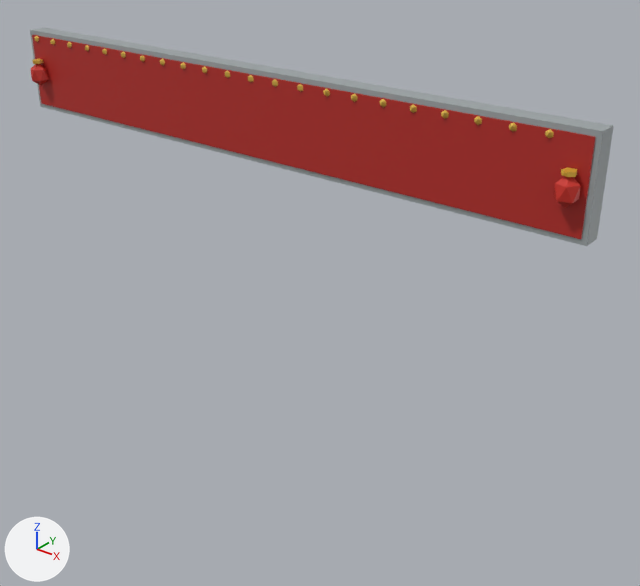
The glTF model assets/models/nha_rap/bang/bang_hu_tieu_mi_nam_cuong_60.glb as it was, and as the next commit left it.
The view is the same before and after, from a 50 mm camera at (7.77, -5.29, 4.73) aimed at (3.58, -0.05, 1.48). The lights are fixed; the arrows at lower left show +X, +Y and +Z. The older version comes first. Vertices at exactly the same position are counted once.

Names of what the first picture shows: 'bang_hu_tieu_mi_nam_cuong_60'.
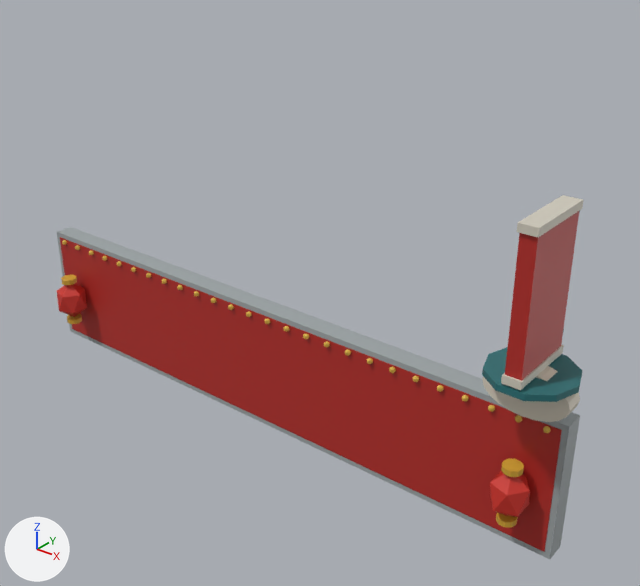
What differs and where, as boxes [x1, y1, x2, y2] in the pictures (640 x 586 px; the box of a moved part takes in the faces that stretch with it):
```json
{"object": "bang_hu_tieu_mi_nam_cuong_60", "change": "reshaped", "before": [30, 28, 614, 246], "after": [57, 195, 584, 559], "on screen": "10% narrower, 67% taller"}
{"part": 1, "of": "me_hop_002", "change": "added", "after": [57, 227, 580, 559]}
{"part": 2, "of": "me_hop_002", "change": "added", "after": [60, 237, 562, 551], "on screen": "red"}
{"part": 3, "of": "me_hop_002", "change": "moved or reshaped", "before": [34, 36, 39, 42], "after": [62, 240, 67, 245]}
{"part": 4, "of": "me_hop_002", "change": "moved or reshaped", "before": [67, 42, 72, 48], "after": [89, 250, 94, 256]}
{"part": 5, "of": "me_hop_002", "change": "moved or reshaped", "before": [102, 48, 107, 55], "after": [102, 256, 108, 261]}
{"part": 6, "of": "me_hop_002", "change": "moved or reshaped", "before": [121, 51, 126, 58], "after": [116, 261, 122, 267]}
{"part": 7, "of": "me_hop_002", "change": "moved or reshaped", "before": [140, 55, 145, 62], "after": [131, 267, 137, 272]}
{"part": 8, "of": "me_hop_002", "change": "moved or reshaped", "before": [160, 59, 165, 66], "after": [146, 273, 152, 278]}
{"part": 9, "of": "me_hop_002", "change": "moved or reshaped", "before": [180, 62, 186, 69], "after": [161, 279, 167, 284]}
{"part": 10, "of": "me_hop_002", "change": "moved or reshaped", "before": [202, 67, 207, 74], "after": [177, 285, 183, 290]}
{"part": 11, "of": "me_hop_002", "change": "added", "after": [488, 405, 495, 412]}
{"part": 12, "of": "me_hop_002", "change": "added", "after": [515, 415, 522, 422]}
{"part": 13, "of": "me_hop_002", "change": "added", "after": [543, 426, 551, 433]}
{"part": 14, "of": "me_hop_002", "change": "added", "after": [57, 284, 87, 317], "on screen": "red"}
{"part": 15, "of": "me_hop_002", "change": "added", "after": [61, 275, 77, 285]}
{"part": 16, "of": "me_hop_002", "change": "deleted", "before": [31, 45, 580, 208]}
{"part": 17, "of": "me_hop_002", "change": "cut back", "before": [30, 28, 614, 246], "after": [482, 195, 584, 528]}
{"part": 18, "of": "me_hop_002", "change": "added", "after": [67, 314, 82, 324]}
```

The change, as JSON lines over the scene's bpy script:
```json
{"block": "me_hop_002", "where": "# used by ob_bang_hu_tieu_mi_nam_cuong_60; location = (0.0, 0.0, 0.0)"}
{"op": "remove", "block": "me_hop_002", "code": "me_hop_002.from_pydata(...)  # 306 vertices, 500 faces; spans x 0.15..5.85, y -0.34..-0.04, z 2.55..3.29"}
{"op": "add", "block": "me_hop_002", "code": "me_hop_002.from_pydata(...)  # 532 vertices, 900 faces; spans x 0.1..6.01, y -0.72..0.0, z 0.0..2.81"}
{"block": "me_hop_002", "change": "me_hop_002 part 1: a new loose piece, a box spanning x 0.1..5.9, y -0.18..0.0, z 0.0..1.2, in mat_pho_mausac"}
{"block": "me_hop_002", "change": "me_hop_002 part 2: a new loose piece, a box spanning x 0.15..5.85, y -0.19..0.0, z 0.05..1.15, in mat_pho_mausac"}
{"block": "me_hop_002", "change": "me_hop_002 part 3: the loose piece of 12 vertices spanning x 0.24..0.3, y -0.24..-0.18, z 3.19..3.25 is moved by (-0.02, 0.01, -2.1)"}
{"block": "me_hop_002", "change": "me_hop_002 part 4: the loose piece of 12 vertices spanning x 0.74..0.8, y -0.24..-0.18, z 3.19..3.25 is moved by (-0.08, 0.01, -2.1)"}
{"block": "me_hop_002", "change": "me_hop_002 part 5: the loose piece of 12 vertices spanning x 1.24..1.3, y -0.24..-0.18, z 3.19..3.25 is moved by (-0.36, 0.01, -2.1)"}
{"block": "me_hop_002", "change": "me_hop_002 part 6: the loose piece of 12 vertices spanning x 1.49..1.55, y -0.24..-0.18, z 3.19..3.25 is moved by (-0.39, 0.01, -2.1)"}
{"block": "me_hop_002", "change": "me_hop_002 part 7: the loose piece of 12 vertices spanning x 1.74..1.8, y -0.24..-0.18, z 3.19..3.25 is moved by (-0.42, 0.01, -2.1)"}
{"block": "me_hop_002", "change": "me_hop_002 part 8: the loose piece of 12 vertices spanning x 1.99..2.05, y -0.24..-0.18, z 3.19..3.25 is moved by (-0.45, 0.01, -2.1)"}
{"block": "me_hop_002", "change": "me_hop_002 part 9: the loose piece of 12 vertices spanning x 2.24..2.3, y -0.24..-0.18, z 3.19..3.25 is moved by (-0.48, 0.01, -2.1)"}
{"block": "me_hop_002", "change": "me_hop_002 part 10: the loose piece of 12 vertices spanning x 2.49..2.55, y -0.24..-0.18, z 3.19..3.25 is moved by (-0.51, 0.01, -2.1)"}
{"block": "me_hop_002", "change": "me_hop_002 part 11: a new loose piece, an icosphere of 20 faces spanning x 5.283..5.337, y -0.226..-0.174, z 1.09..1.15, in mat_pho_mausac"}
{"block": "me_hop_002", "change": "me_hop_002 part 12: a new loose piece, an icosphere of 20 faces spanning x 5.503..5.557, y -0.226..-0.174, z 1.09..1.15, in mat_pho_mausac"}
{"block": "me_hop_002", "change": "me_hop_002 part 13: a new loose piece, an icosphere of 20 faces spanning x 5.723..5.777, y -0.226..-0.174, z 1.09..1.15, in mat_pho_mausac"}
{"block": "me_hop_002", "change": "me_hop_002 part 14: a new loose piece, an icosphere of 20 faces spanning x 0.27..0.57, y -0.46..-0.18, z 0.34..0.76, in mat_pho_mausac"}
{"block": "me_hop_002", "change": "me_hop_002 part 15: a new loose piece, a 10-sided cylinder along z spanning x 0.34..0.5, y -0.396..-0.244, z 0.755..0.805, in mat_pho_mausac"}
{"block": "me_hop_002", "change": "me_hop_002 part 16: 17 loose pieces with 182 vertices, spanning x 0.22..5.78, y -0.34..-0.18, z 2.79..3.25, are deleted"}
{"block": "me_hop_002", "change": "me_hop_002 part 17: 16 vertices removed from x 0.15..5.85, y -0.21..-0.04, z 2.55..3.29; 152 vertices added at x 5.35..6.01, y -0.72..0.0, z 0.29..2.81"}
{"block": "me_hop_002", "change": "me_hop_002 part 18: 20 vertices added at x 0.34..0.5, y -0.4..-0.24, z 0.29..0.34"}
{"block": "me_hop_002", "change": "other edits to the shape of me_hop_002 do not show in these pictures"}
```
